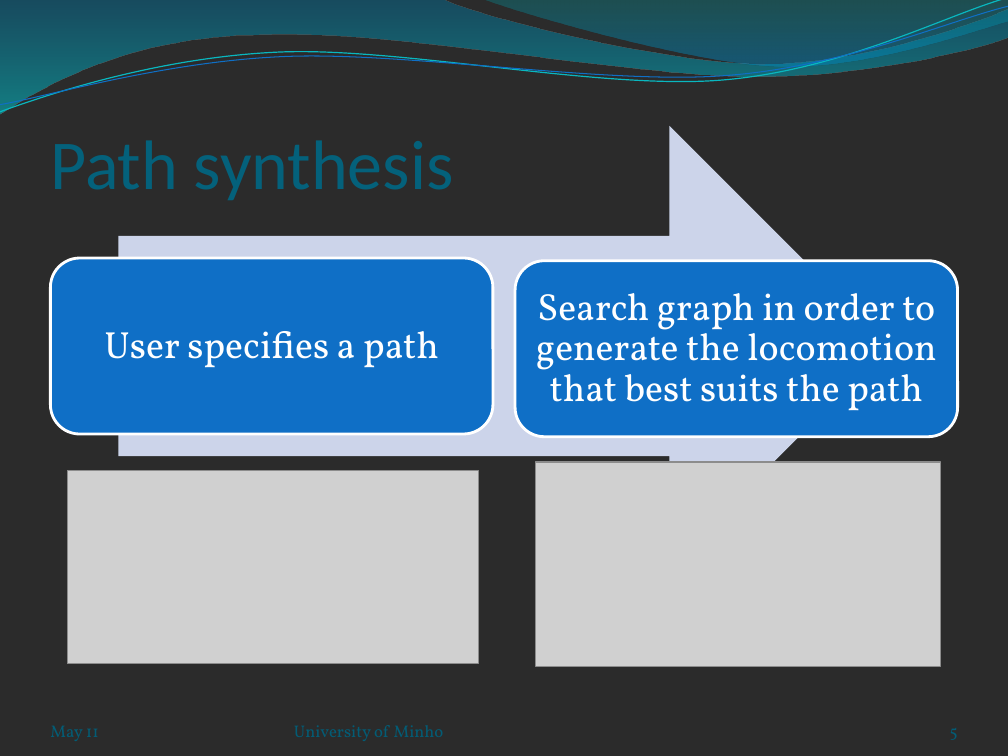
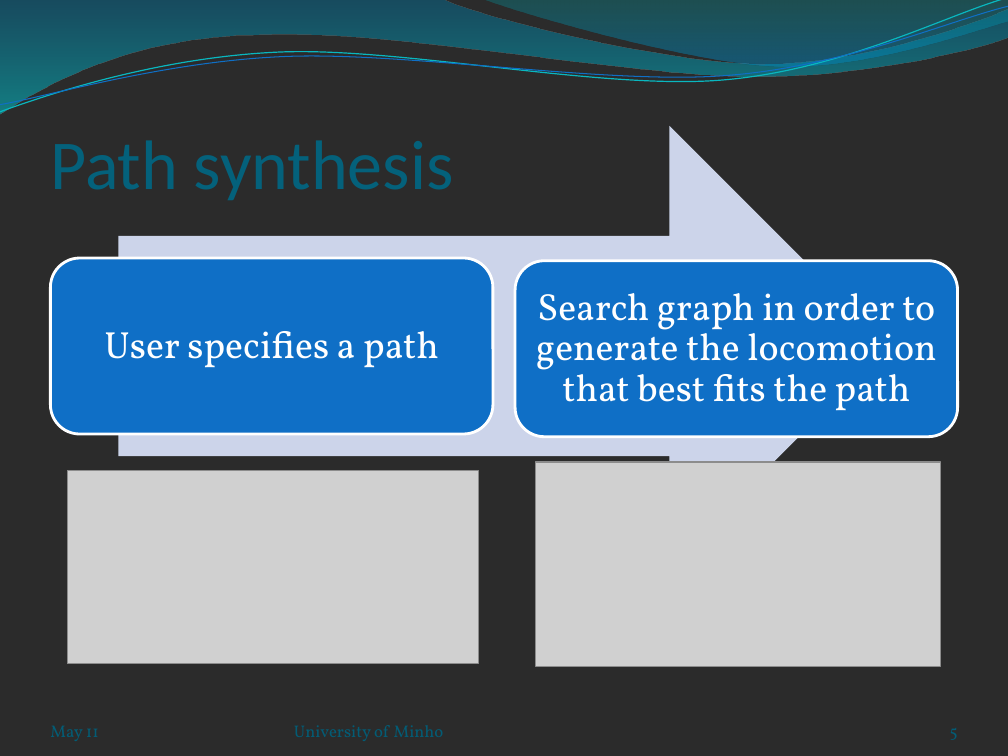
Before and after one commit to nunosilva800/Motion-Graphs, a slide deck: slide 5 of relatorio/motion_graphs_presentation.pptx. Drawn at 1008x756 pixels with LibreOffice and Linux fonts; fonts in the diff are those of the drawing; grey boxes stand for pictures; background and template pictures are left out; a plain dark background stands for a picture behind light text. Boxes give left, top, right and bottom in pixels: in the first picture for what was removed or moved away, otherwise in the second. Text is boxed around its words. In the diff, an @@ line names an element or a change of style, - is before the commit and + after.

Commit message:
updated presentation

```diff
--- a/relatorio/motion_graphs_presentation.pptx
+++ b/relatorio/motion_graphs_presentation.pptx
@@ text at [536,293,936,411]: text changed @@
-Search graph in order to generate the locomotion that best suits the path
+Search graph in order to generate the locomotion that best fits the path
```
Also in this commit, not shown: 2 other slides changed, 1 slide added.
